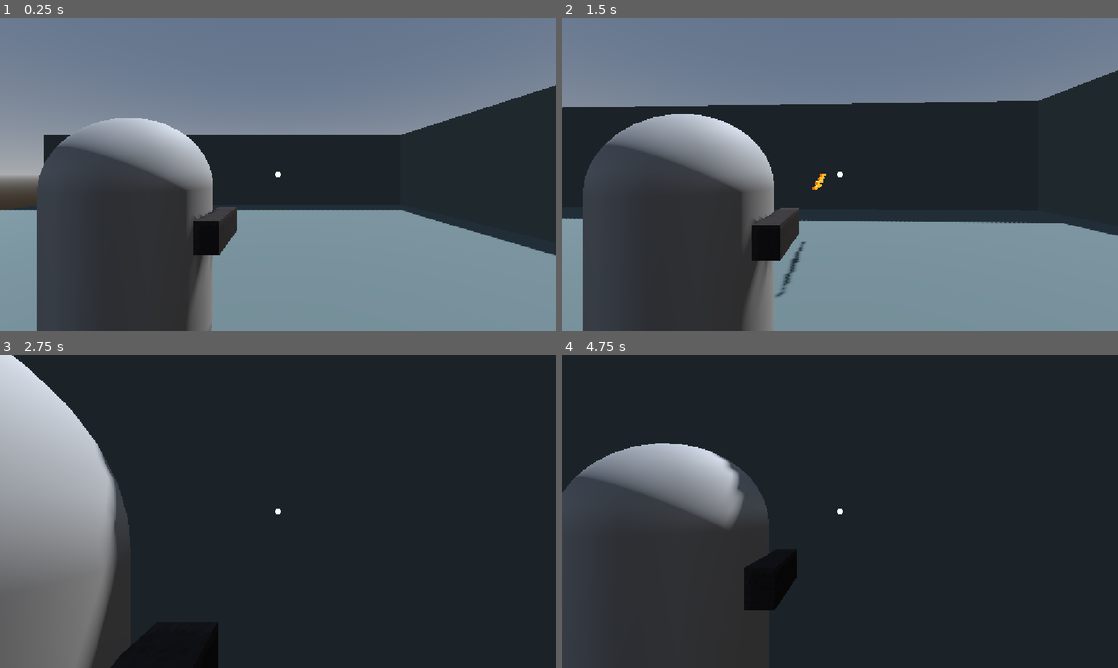
Above: before the commit, frames 1-4 (two rows, left to right).
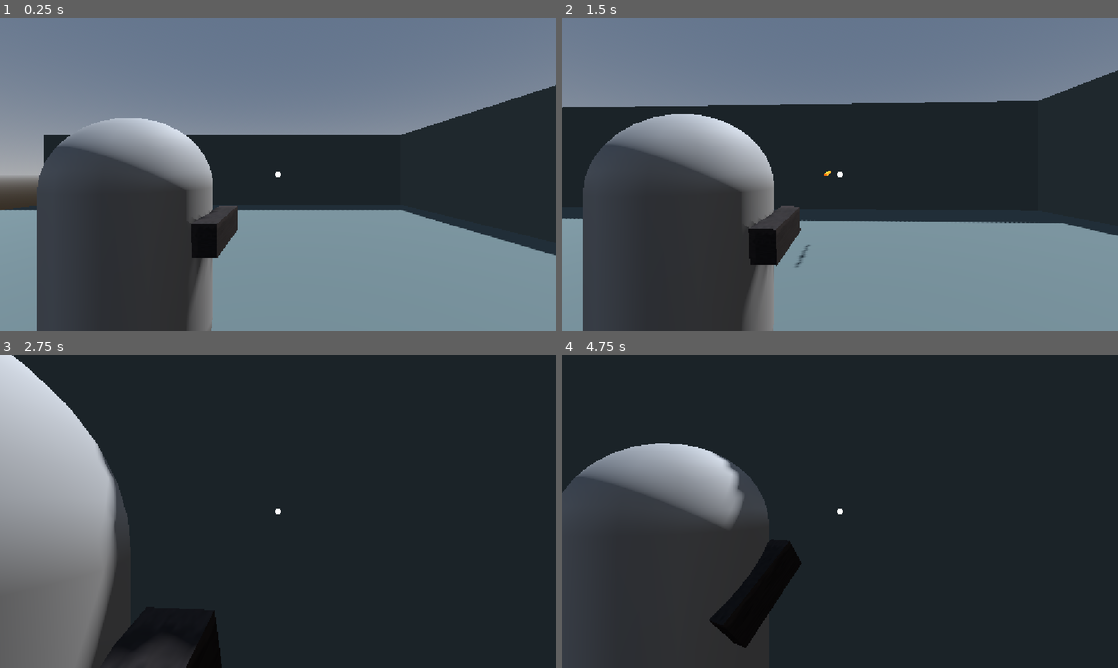
Above: after the commit, the same moments.

Repository: bbbbblueeeee/ISCS-30.14-Game5
Game: Godot game, scene res://Scenes/world.tscn
Same seed, same stepped clock (60 frames per second), same inputs: the game is played once before the commit and once after it.
Inputs (mouse positions are in pixels of both pictures, inside the frame that each line leads up to):
- Up to frame 1 (0.25 s): no input
- Up to frame 2 (1.5 s): tap Enter (ui_accept) at 0.5, 0.77 s; move the mouse to (867, 174) at 0.52 s; hold Right mouse button (aim) 0.53-1.28 s; hold Up (ui_up) from 0.53 s (still down); click (867, 174) at 0.8 s; move the mouse to (812, 174) at 1.27 s; click (812, 174) at 1.35 s
- Up to frame 3 (2.75 s): keep holding Up (ui_up); tap Enter (ui_accept) at 1.52 s; right-click (250, 511) at 1.55 s; move the mouse to (289, 505) at 2.02 s; hold Right mouse button (aim) from 2.03 s (still down); click (289, 505) at 2.3 s
- Up to frame 4 (4.75 s): keep holding Up (ui_up); move the mouse to (834, 517) at 2.77 s; release Right mouse button (aim) at 2.78 s; click (834, 517) at 2.85 s; tap Enter (ui_accept) at 3.02, 3.77, 4.25, 4.52 s; right-click (834, 517) at 3.05 s; move the mouse to (878, 514) at 3.52 s; hold Right mouse button (aim) 3.53-4.28 s; click (878, 514) at 3.8 s; move the mouse to (795, 508) at 4.27 s; click (795, 508) at 4.35 s; right-click (795, 508) at 4.55 s

The runs differ from the first frame. In frame 1, 0.2% of the frame differs, in the area x 34-43%, y 60-77%; in frame 2, 0.6%; in frame 3, 0.8%; in frame 4, 1.2%, in the area x 26-44%, y 59-94%.

Commit message:
fixed aim and bullet shots

Diff:
--- a/iscs-30.14---game-5---ots-tps/Scenes/player.tscn
+++ b/iscs-30.14---game-5---ots-tps/Scenes/player.tscn
@@ -35,18 +35,18 @@
 [node name="Skeleton3D" type="Skeleton3D" parent="." unique_id=2043598746]
 transform = Transform3D(1, 0, 0, 0, 1, 0, 0, 0, 1, 0.58116066, 0, 0)
 
-[node name="BoneAttachment3D" type="BoneAttachment3D" parent="Skeleton3D" unique_id=331991469]
+[node name="gunpivot" type="Node3D" parent="Skeleton3D" unique_id=1556209745]
 
-[node name="MeshInstance3D" type="MeshInstance3D" parent="Skeleton3D/BoneAttachment3D" unique_id=1036128602]
+[node name="gun" type="MeshInstance3D" parent="Skeleton3D/gunpivot" unique_id=1036128602]
 transform = Transform3D(1, 0, 0, 0, 1, 0, 0, 0, 1, -0.012442887, 0.21679717, 0)
 mesh = SubResource("BoxMesh_vgqql")
 skeleton = NodePath("../..")
 
-[node name="GunRay" type="RayCast3D" parent="Skeleton3D/BoneAttachment3D/MeshInstance3D" unique_id=1410087923]
+[node name="GunRay" type="RayCast3D" parent="Skeleton3D/gunpivot/gun" unique_id=1410087923]
 transform = Transform3D(1, 0, 0, 0, 1, 0, 0, 0, 1, 0, 0, -0.29286146)
 target_position = Vector3(0, 0, -1)
 
-[node name="BulletRay" type="RayCast3D" parent="Skeleton3D/BoneAttachment3D/MeshInstance3D" unique_id=81013665]
+[node name="BulletRay" type="RayCast3D" parent="Skeleton3D/gunpivot/gun" unique_id=81013665]
 transform = Transform3D(1, 0, 0, 0, 1, 0, 0, 0, 1, 0, 0, -0.5857229)
 target_position = Vector3(0, 0, -1)
 
--- a/iscs-30.14---game-5---ots-tps/Scripts/player.gd
+++ b/iscs-30.14---game-5---ots-tps/Scripts/player.gd
@@ -4,9 +4,10 @@
 const SPEED = 5.0
 const JUMP_VELOCITY = 4.5
 
-@onready var gun_ray: RayCast3D = $Skeleton3D/BoneAttachment3D/MeshInstance3D/GunRay
+@onready var gun_pivot: Node3D = $Skeleton3D/gunpivot
+@onready var gun_ray: RayCast3D = $Skeleton3D/gunpivot/gun/GunRay
 @onready var cam_ray: RayCast3D = $Camera/EdgeSpringArm/RearSpringArm/Camera3D/CamRay
-@onready var bullet_ray: RayCast3D = $Skeleton3D/BoneAttachment3D/MeshInstance3D/BulletRay
+@onready var bullet_ray: RayCast3D = $Skeleton3D/gunpivot/gun/BulletRay
 
 # Bullets
 var bullet = load("res://Scenes/bullet.tscn")
@@ -32,22 +33,25 @@
 		velocity.x = move_toward(velocity.x, 0, SPEED)
 		velocity.z = move_toward(velocity.z, 0, SPEED)
 
+	var collision_point: Vector3
+
+	if cam_ray.is_colliding():
+		collision_point = cam_ray.get_collision_point()
+	else:
+		collision_point = cam_ray.to_global(cam_ray.target_position)
+
+	gun_pivot.look_at(collision_point, Vector3.UP)
+
 	# Handle shooting
-	if Input.is_action_pressed("shoot"):
-		var collision_point: Vector3
-		if cam_ray.is_colliding():
-			collision_point = cam_ray.get_collision_point()
-		else:
-			collision_point = Vector3(0,0,-500)
-		bullet_ray.position = gun_ray.position
-		bullet_ray.target_position = collision_point
-		print("Collision Point: "+str(collision_point))
-		print("Bullet Target: "+str(bullet_ray.target_position))
+	if Input.is_action_just_pressed("shoot"):
+		var gun_position = gun_pivot.global_position
+		var shot_direction = (collision_point - gun_position).normalized()
+
 		instance = bullet.instantiate()
-		instance.position = bullet_ray.global_position
-		instance.transform.basis = bullet_ray.global_transform.basis
-		# instance.position = gun_ray.global_position
-		# instance.transform.basis = gun_ray.global_transform.basis
-		get_parent().add_child(instance)
+		get_tree().current_scene.add_child(instance)
+		instance.global_position = gun_position
+		#makes the bullet point to the aim
+		gun_ray.look_at(collision_point, Vector3.UP)
+		instance.look_at(gun_position + shot_direction, Vector3.UP)
 
 	move_and_slide()
